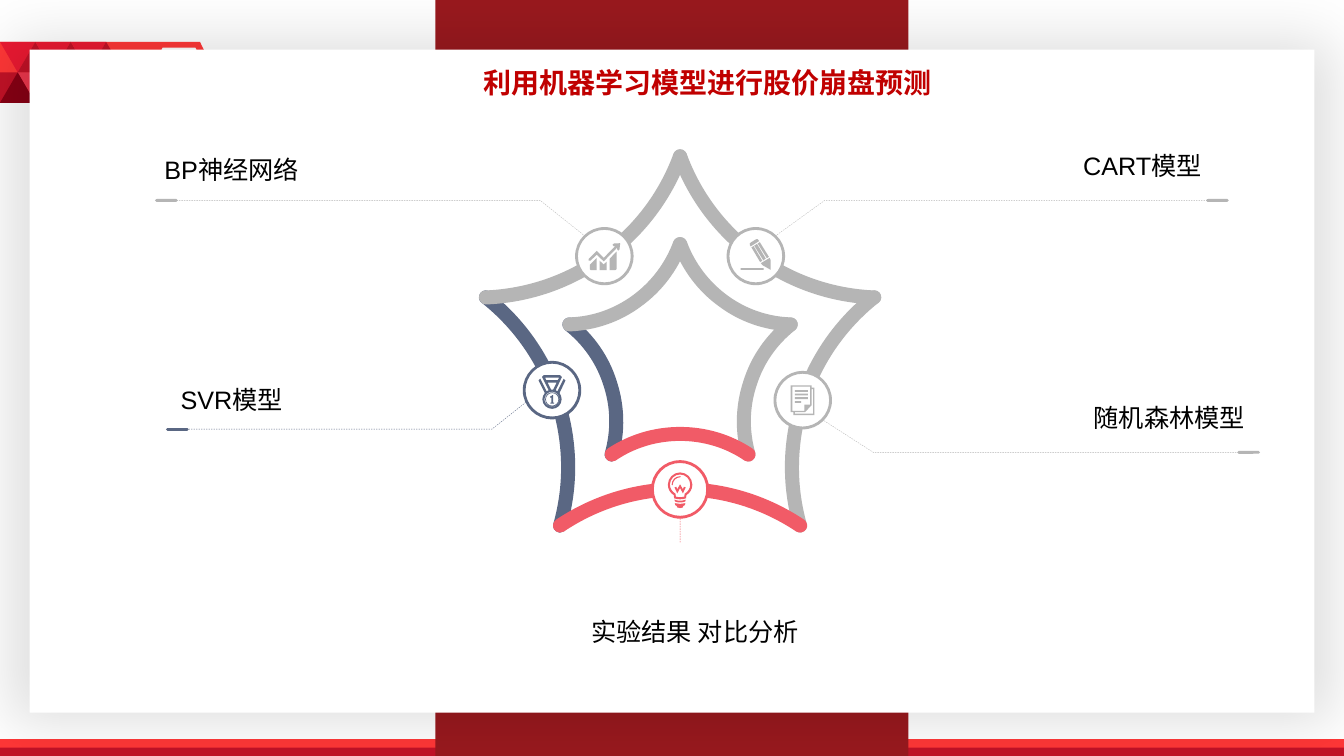
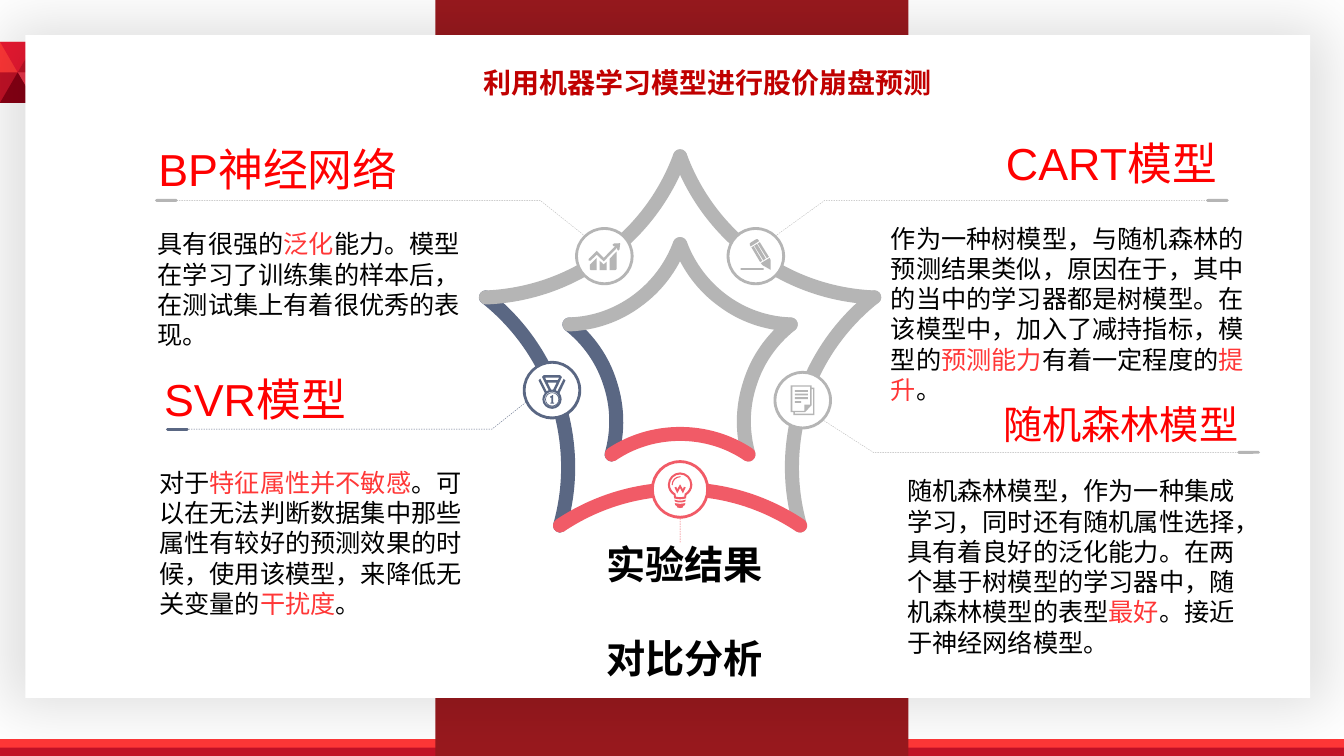
Before and after one commit to FinTechNJU/EMcode, a slide deck: slide 20 of Documents/李康毕业论文答辩.pptx (slide 21 before the commit). Drawn at 1344x756 pixels with LibreOffice and Linux fonts; fonts in the diff are those of the drawing. Boxes give left, top, right and bottom in pixels: in the first picture for what was removed or moved away, otherwise in the second. Text is boxed around its words. In the diff, an @@ line names an element or a change of style, - is before the commit and + after.

```diff
--- a/Documents/李康毕业论文答辩.pptx
+++ b/Documents/李康毕业论文答辩.pptx
@@ rectangle: place and size @@
-rectangle at box(29, 49, 1315, 713)
+rectangle at box(25, 35, 1311, 699)
@@ group removed at box(35, 42, 124, 73): 4 triangles @@
@@ hexagon removed at box(150, 47, 208, 97) @@
@@ size 18 to 32 pt, text colour #000000 to #FF0000 in 3 elements at box(164, 381, 346, 420), box(1006, 145, 1217, 184), box(158, 151, 397, 190) @@
@@ text "BP神经网络": place and size @@
-text "BP神经网络" at box(164, 158, 298, 181)
+text "BP神经网络" at box(158, 151, 397, 190)
@@ text "CART模型": place and size @@
-text "CART模型" at box(1083, 154, 1202, 177)
+text "CART模型" at box(1006, 145, 1217, 184)
@@ text added at box(158, 231, 460, 346), 18 pt, text #000000 @@
+具有很强的泛化能力。模型 在学习了训练集的样本后，在测试集上有着很优秀的表现。
@@ text added at box(891, 226, 1244, 401), 18 pt, text #000000 @@
+作为一种树模型，与随机森林的预测结果类似，原因在于，其中的当中的学习器都是树模型。在该模型中，加入了减持指标，模型的预测能力有着一定程度的提升。
@@ text "SVR模型": place and size @@
-text "SVR模型" at box(181, 389, 283, 411)
+text "SVR模型" at box(164, 381, 346, 420)
@@ text "随机森林模型": place and size @@
-text "随机森林模型" at box(1094, 405, 1245, 429)
+text "随机森林模型" at box(1003, 406, 1238, 443)
@@ text "随机森林模型" at box(1003, 406, 1238, 443): size 18 to 28 pt, text colour #000000 to #FF0000 @@
@@ text added at box(159, 470, 461, 615), 18 pt, text #000000 @@
+对于特征属性并不敏感。可以在无法判断数据集中那些属性有较好的预测效果的时候，使用该模型，来降低无关变量的干扰度。
@@ text added at box(907, 478, 1260, 654), 18 pt, text #000000 @@
+随机森林模型，作为一种集成学习，同时还有随机属性选择，具有着良好的泛化能力。在两个基于树模型的学习器中，随机森林模型的表型最好。接近于神经网络模型。
@@ text at box(606, 539, 763, 677): text changed; size 18 to 28 pt; bold on @@
-实验结果 对比分析
+实验结果
+对比分析
```
Also in this commit, not shown: 9 other slides changed, 4 slides added, 4 slides removed, 2 other files.
